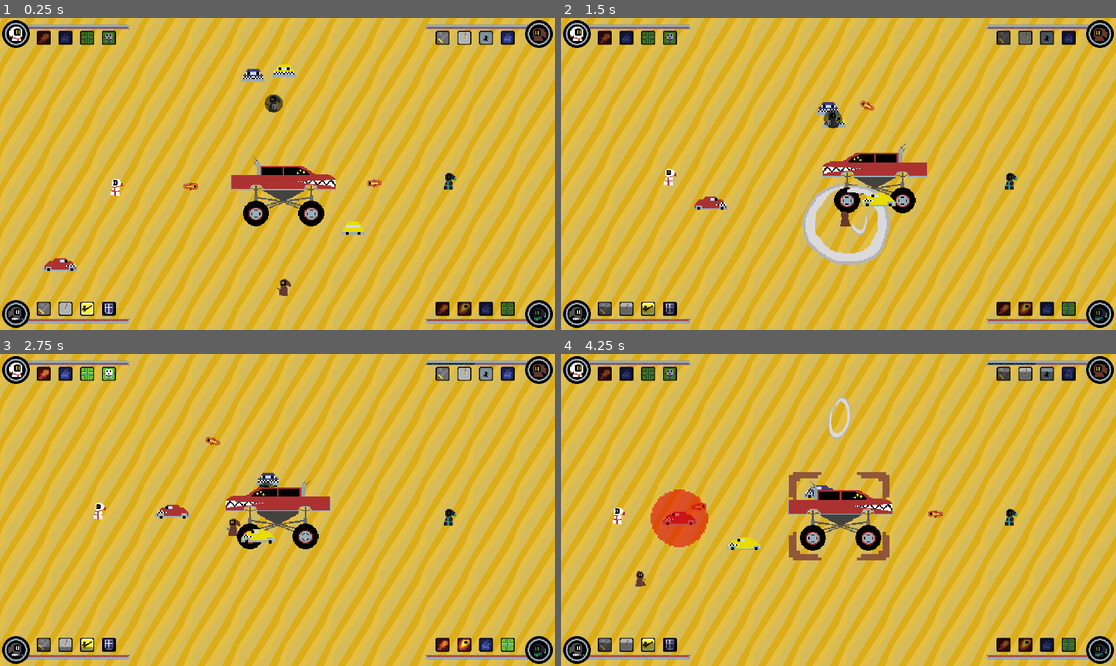
Above: before the commit, frames 1-4 (two rows, left to right).
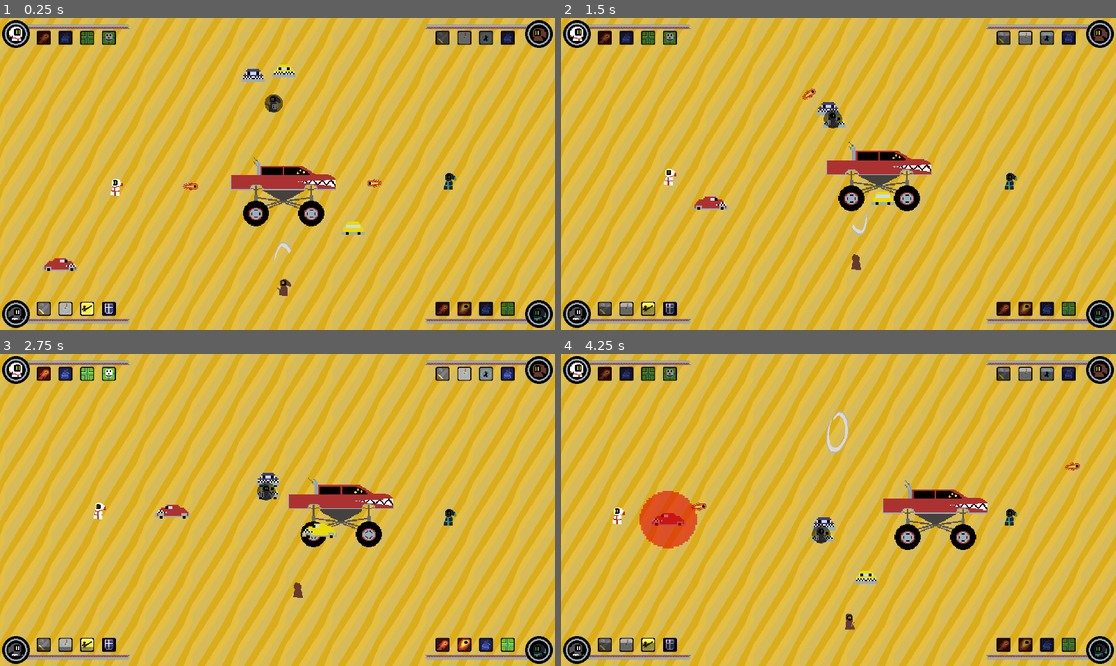
Above: after the commit, the same moments.

Repository: LizenCerfalia/0SW-JeuxVideo
Game: Godot game, scene res://scenes/worlds/phase_1.tscn
The game is run twice, just before and just after one commit, with the same random seed, the same clock (stepped at 60 frames per second) and the same inputs.
Inputs (mouse positions are in pixels of both pictures, inside the frame that each line leads up to):
- Up to frame 1 (0.25 s): no input
- Up to frame 2 (1.5 s): move the mouse to (810, 236) at 0.52 s; hold W (P1_Up) from 0.53 s (still down); tap 1 (P1_Ability_1) at 0.6 s; click (810, 236) at 0.67 s; move the mouse to (1005, 220) at 1.27 s; tap 2 (P1_Ability_2) at 1.35 s
- Up to frame 3 (2.75 s): move the mouse to (111, 463) at 2.02 s; release W (P1_Up) at 2.03 s; hold A (P1_Left) from 2.03 s (still down); tap 3 (P1_Ability_3) at 2.1 s
- Up to frame 4 (4.25 s): move the mouse to (866, 510) at 2.77 s; tap 4 (P1_Ability_4) at 2.85 s; click (866, 510) at 2.92 s; move the mouse to (755, 432) at 3.52 s; release A (P1_Left) at 3.53 s; hold S (P1_Down) from 3.53 s (still down); tap Tab (P1_Target_Enemy) at 3.6 s

The runs differ from the first frame. In frame 1, 0.4% of the frame differs, in the area x 49-93%, y 4-79%; in frame 2, 3.1%; in frame 3, 3.7%; in frame 4, 6.9%, in the area x 13-94%, y 2-89%.

Commit message:
IA fini (mais un peu conne) 2

Diff:
--- a/projetDeSession/projet-de-session/scenes/enemies/spawner.tscn
+++ b/projetDeSession/projet-de-session/scenes/enemies/spawner.tscn
@@ -8,10 +8,10 @@
 
 [node name="Spawner" type="Node2D"]
 script = ExtResource("1_5oxug")
-enemy_scenes = [ExtResource("2_0pfvh"), ExtResource("3_rfmb6"), ExtResource("4_e5muq"), ExtResource("5_rku2i")]
+enemy_scenes = Array[PackedScene]([ExtResource("2_0pfvh"), ExtResource("3_rfmb6"), ExtResource("4_e5muq"), ExtResource("5_rku2i")])
 
 [node name="SpawnRate" type="Timer" parent="."]
-wait_time = 20.0
+wait_time = 30.0
 autostart = true
 
 [node name="CollisionDelay" type="Timer" parent="."]
--- a/projetDeSession/projet-de-session/scripts/FSM/player_FSM/heal_state.gd
+++ b/projetDeSession/projet-de-session/scripts/FSM/player_FSM/heal_state.gd
@@ -4,11 +4,14 @@
 var player
 var animationTree : AnimationTree
 var hurtPlayers = []
+var targets = []
 
 func handle_inputs(input_event: InputEvent) -> void:
 	pass
+
 func update(delta: float) -> void:
-	if hurtPlayers.size() == 0:
+	targets = player.potential_targets
+	if (targets.size() == 0 && hurtPlayers.size() == 0 && player.is_dead()):
 		return
 
 	var most_hurt_player
@@ -28,11 +31,14 @@
 	player.animationTree.set("parameters/Walk/blend_position", direction_to_player)
 	player.animationTree.set("parameters/Idle/blend_position", direction_to_player)
 
-	if (player.global_position.distance_to(most_hurt_player.global_position) < 150):
+	if (player.global_position.distance_to(most_hurt_player.global_position) < 250):
 		if most_hurt_player.is_dead():
 			player.get_parent().ability_4()
 		else:
 			player.get_parent().ability_3()
+	else:
+		player.current_target = targets[randi() % targets.size()]
+		player.get_parent().ability_1()
 
 	if most_hurt_player.hp == most_hurt_player.max_hp:
 		Transitioned.emit(self, "AttackState")
--- a/projetDeSession/projet-de-session/scripts/player_characters/assassin.gd
+++ b/projetDeSession/projet-de-session/scripts/player_characters/assassin.gd
@@ -5,7 +5,7 @@
 @onready var dashDuration: Timer = $DashDuration
 @onready var slashDirection: Marker2D = $GenericPlayer/SlashDirection
 
-var controlled_by = "P1"
+var controlled_by = "AI"
 @export var ability_1_scene : PackedScene
 @export var ability_2_scene : PackedScene
 
--- a/projetDeSession/projet-de-session/scripts/player_characters/knight.gd
+++ b/projetDeSession/projet-de-session/scripts/player_characters/knight.gd
@@ -5,6 +5,9 @@
 @onready var slashDirection: Marker2D = $GenericPlayer/SlashDirection
 var stanceOn: bool = false
 var controlled_by = "AI"
+
+func stance_on():
+	return stanceOn
 
 @export var ability_1_scene : PackedScene
 @export var ability_2_scene : PackedScene
